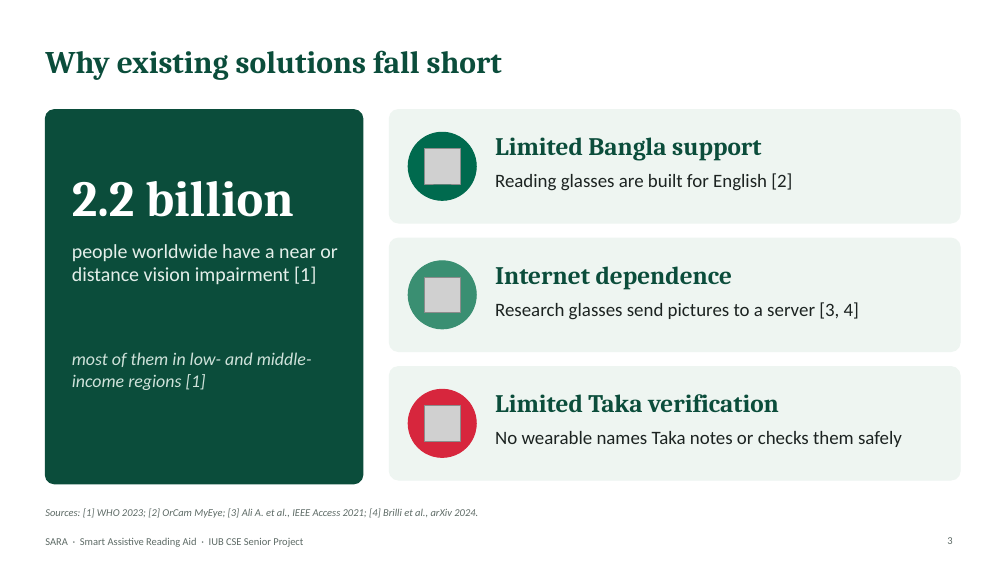
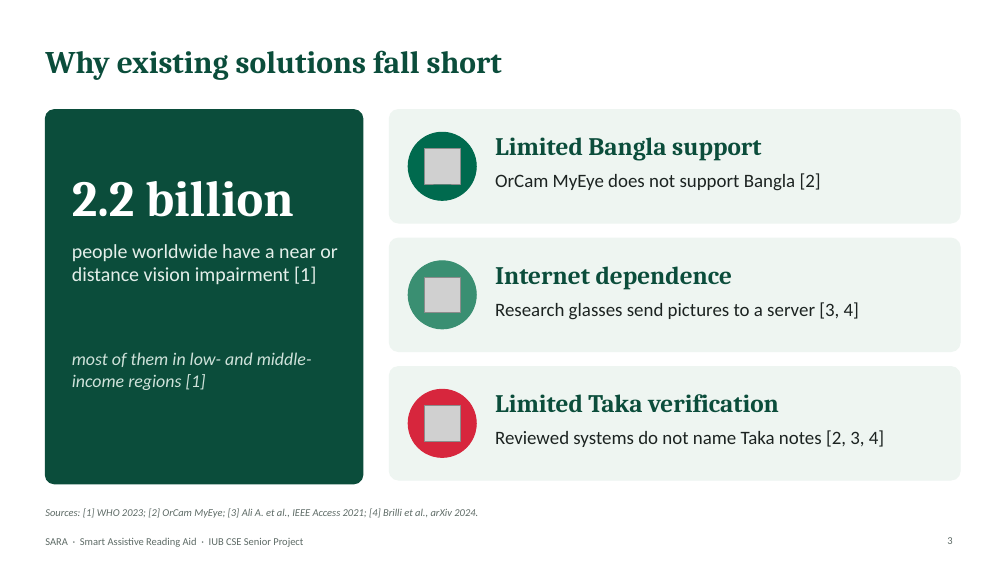
Before and after one commit to aflam330/Senior_project_wearable_glass_for_blind_people_using_ocr_and_ylo, a slide deck: slide 3 of Thesis Report and paper/thesis report/slides/SARA_Presentation.pptx. Drawn at 1008x567 pixels with LibreOffice and Linux fonts; fonts in the diff are those of the drawing; grey boxes stand for pictures. Boxes give left, top, right and bottom in pixels: in the first picture for what was removed or moved away, otherwise in the second. Text is boxed around its words. In the diff, an @@ line names an element or a change of style, - is before the commit and + after.

```diff
--- a/Thesis Report and paper/thesis report/slides/SARA_Presentation.pptx
+++ b/Thesis Report and paper/thesis report/slides/SARA_Presentation.pptx
@@ text at [495,173,821,191]: text changed @@
-Reading glasses are built for English [2]
+OrCam MyEye does not support Bangla [2]
@@ text at [495,430,884,447]: text changed @@
-No wearable names Taka notes or checks them safely
+Reviewed systems do not name Taka notes [2, 3, 4]
```
Also in this commit, not shown: 17 other slides changed, 7 other files.
